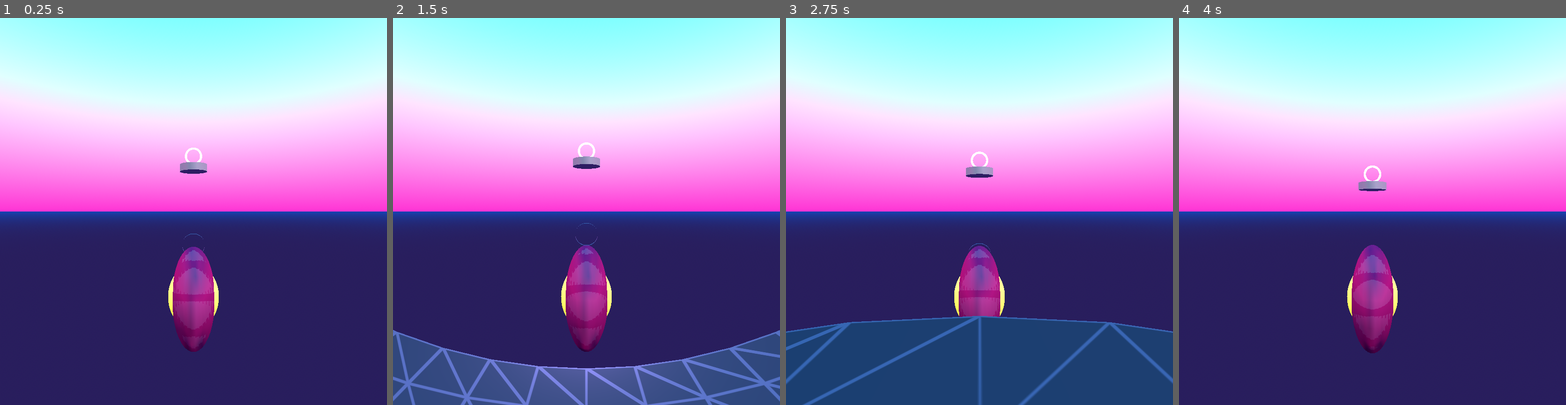
Above: before the commit, frames 1-4 (left to right).
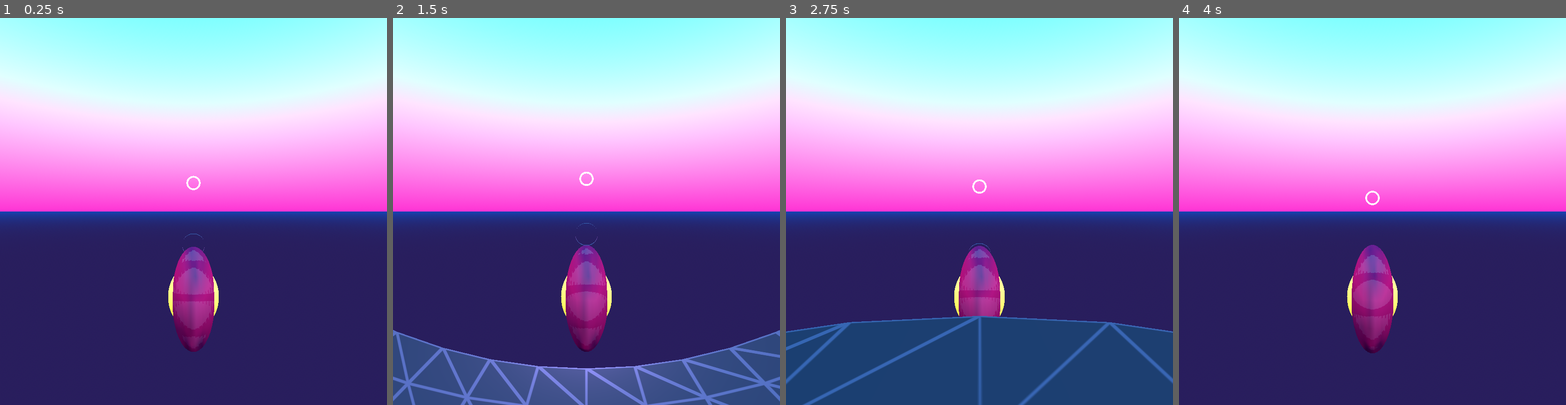
Above: after the commit, the same moments.

Repository: nergnezor/wheel
Game: Godot game, scene res://world.tscn
Same seed, same stepped clock (60 frames per second), same inputs: the game is played once before the commit and once after it.
Inputs (mouse positions are in pixels of both pictures, inside the frame that each line leads up to):
- Up to frame 1 (0.25 s): no input
- Up to frame 2 (1.5 s): move the mouse to (671, 192) at 0.52 s; hold Right (ui_right) 0.53-1.28 s; click (671, 192) at 0.67 s; move the mouse to (509, 230) at 1.27 s; hold Down (ui_down) from 1.28 s (still down)
- Up to frame 3 (2.75 s): move the mouse to (1018, 126) at 2.02 s; release Down (ui_down) at 2.03 s; hold Right (ui_right) from 2.03 s (still down)
- Up to frame 4 (4 s): move the mouse to (1353, 288) at 2.77 s; release Right (ui_right) at 2.78 s; hold Up (ui_up) 2.78-3.53 s; click (1353, 288) at 2.92 s; move the mouse to (1488, 269) at 3.52 s; hold Left (ui_left) from 3.53 s (still down)

The runs differ from the first frame. In frame 1, 0.3% of the frame differs, in the area x 46-54%, y 33-45%; in frame 2, 0.3%, in the area x 46-54%, y 32-44%; in frame 3, 0.3%; in frame 4, 0.3%.

Commit message:
first real track

Diff:
--- a/world.tscn
+++ b/world.tscn
@@ -94,12 +94,10 @@
 
 [sub_resource type="Curve3D" id="Curve3D_ryxsg"]
 _data = {
-"points": PackedVector3Array(0, 0, 0, 0, 0, 0, -2.08165e-12, -14.8127, 26.6694, 0, -21.207, -11.7817, 0, 21.207, 11.7817, -2.08165e-12, 6.83266, 74.7508),
+"points": PackedVector3Array(0, -0.898926, -0.898926, 0, 0, 0, -2.08165e-12, -10.3755, 27.1443, 0, -6.29243, -40.9008, 0, 6.29243, 40.9008, -2.08165e-12, 29.6263, 117.935),
 "tilts": PackedFloat32Array(0, 0)
 }
 point_count = 2
-
-[sub_resource type="StandardMaterial3D" id="StandardMaterial3D_7mr06"]
 
 [sub_resource type="StandardMaterial3D" id="StandardMaterial3D_ocr2k"]
 emission_enabled = true
@@ -194,28 +192,29 @@
 progress = 99.6852
 
 [node name="Path3D" type="Path3D" parent="track"]
-transform = Transform3D(1, 0, 0, 0, 1, 0, 0, 0, 1, 2.08165e-12, 0.325095, 107.264)
+transform = Transform3D(1, 0, 0, 0, 1, 0, 0, 0, 1, 2.08165e-12, -0.573823, 106.365)
 curve = SubResource("Curve3D_ryxsg")
 
 [node name="PathFollow3D" type="PathFollow3D" parent="track/Path3D"]
 transform = Transform3D(-2, 1.50909e-07, 8.8304e-08, -2.03288e-20, 1.01008, -1.72619, -1.74846e-07, -1.72619, -1.01008, -2.08165e-12, -68.8196, -33.2953)
 
-[node name="goal" type="CSGCylinder3D" parent="."]
-unique_name_in_owner = true
-transform = Transform3D(1, 0, 0, 0, 1, -1.74846e-07, 0, 1.74846e-07, 1, 0, 40.5163, 228.662)
-use_collision = true
-radius = 12.559
-height = 6.536
-sides = 32
-material = SubResource("StandardMaterial3D_7mr06")
-
-[node name="CSGTorus3D" type="CSGTorus3D" parent="goal"]
-transform = Transform3D(1.91069e-15, 4.37114e-08, 1, 1, -4.37114e-08, 0, 4.37114e-08, 1, -4.37114e-08, 0, 11, 0)
+[node name="CSGTorus3D" type="CSGTorus3D" parent="."]
+transform = Transform3D(1, 0, 0, 0, -4.37114e-08, -1, 0, 1, -4.37114e-08, 0, 32.7736, 280.8)
+visibility_parent = NodePath(".")
 inner_radius = 6.0
 outer_radius = 8.0
 sides = 64
 ring_sides = 12
 material = SubResource("StandardMaterial3D_ocr2k")
 
+[node name="goal" type="CSGCylinder3D" parent="."]
+unique_name_in_owner = true
+transform = Transform3D(1, 0, 0, 0, -4.37114e-08, -1, 0, 1, -4.37114e-08, 0, 32.7736, 280.8)
+visible = false
+use_collision = true
+radius = 6.505
+height = 0.908
+sides = 32
+
 [connection signal="body_entered" from="player" to="player" method="_on_body_entered"]
 [connection signal="body_exited" from="player" to="player" method="_on_body_exited"]
Not shown: 1 places in world.tscn that only renumber resources
Not shown, changed: web/index.html
Not shown, changed: web/index.pck
